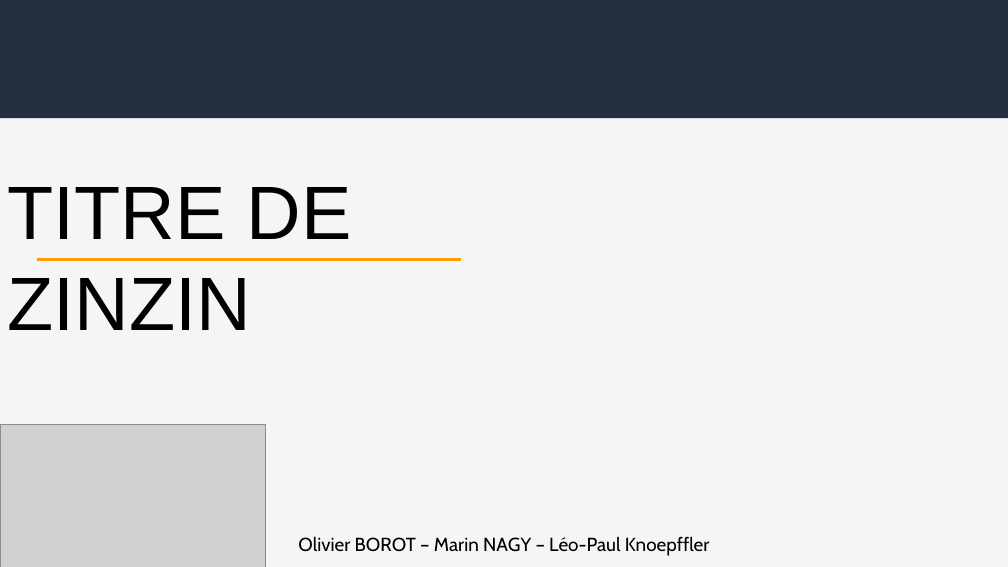
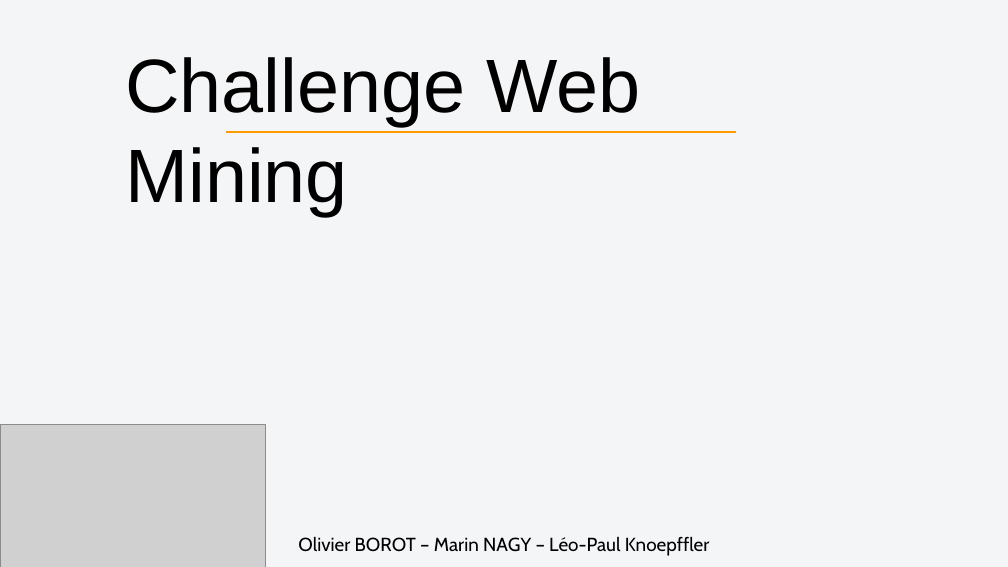
Before and after one commit to OlivierBOROT/SISE-Challenge-WebMining, a slide deck: slide 1 of Présentation_orale.pptx. Drawn at 1008x567 pixels with LibreOffice and Linux fonts; fonts in the diff are those of the drawing; grey boxes stand for pictures. Boxes give left, top, right and bottom in pixels: in the first picture for what was removed or moved away, otherwise in the second. Text is boxed around its words. In the diff, an @@ line names an element or a change of style, - is before the commit and + after.

```diff
--- a/Présentation_orale.pptx
+++ b/Présentation_orale.pptx
@@ rectangle removed at (x1=0, y1=0, x2=1008, y2=118) @@
@@ text added at (x1=125, y1=57, x2=641, y2=216), 72 pt, text #000000 @@
+Challenge Web Mining
@@ line moved from (37, 259) - (461, 259) to (226, 132) - (737, 132) @@
@@ text removed at (x1=7, y1=187, x2=351, y2=330) @@
-TITRE DE ZINZIN
```
Also in this commit, not shown: 1 slide added, 3 other files.
